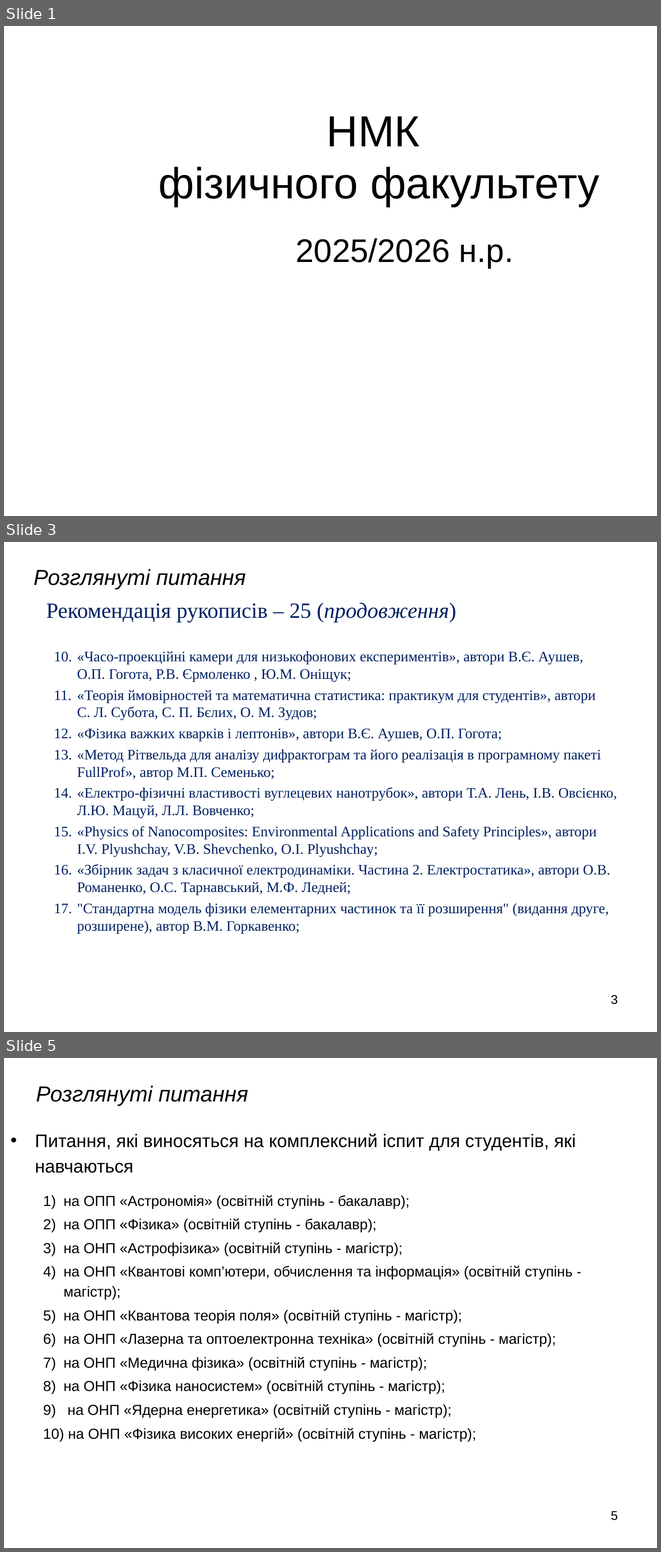
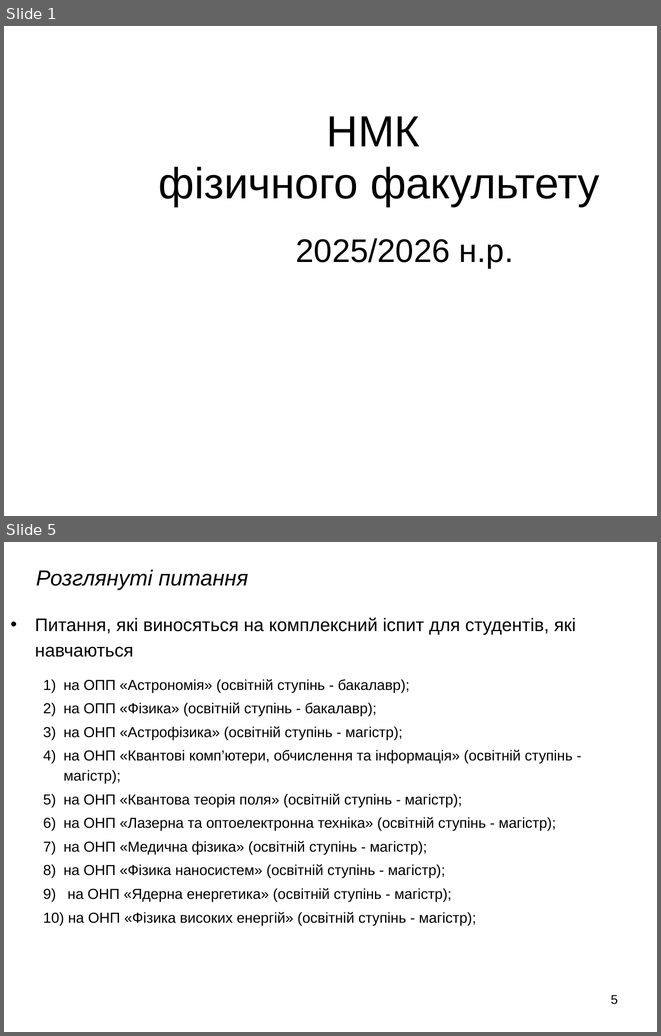
Before and after one commit to l432/NMK, a slide deck: Olikh/Zvit/25_26/Zvit25_26.ppt. Shown one above the other, each under a label of ours: slides 1, 3 and 5 before the commit, slides 1 and 5 after it; the slides between them are not shown. The pictures are 661x1552 and 661x1036 pixels, drawn with LibreOffice and Linux fonts; fonts in the diff are those of the drawing; background and template pictures are left out. Boxes give left, top, right and bottom in pixels: in the first picture for what was removed or moved away, otherwise in the second. Text is boxed around its words. In the diff, an @@ line names an element or a change of style, - is before the commit and + after.

```diff
--- a/Olikh/Zvit/25_26/Zvit25_26.ppt
+++ b/Olikh/Zvit/25_26/Zvit25_26.ppt
@@ slide 3 removed at (4, 542, 657, 1032), background picture (left out) @@
@@ title removed at (34, 569, 246, 590) @@
-Розглянуті питання
@@ text removed at (46, 602, 617, 933) @@
-Рекомендація рукописів – 25 (продовження)
-10. «Часо-проекцiйнi камери для низькофонових експериментiв», автори В.Є. Аушев, О.П. Гогота, Р.В. Єрмоленко , Ю.М. Онiщук;
-11. «Теорія ймовірностей та математична статистика: практикум для студентів», автори С. Л. Субота, С. П. Бєлих, О. М. Зудов;
-12. «Фiзика важких кваркiв i лептонiв», автори В.Є. Аушев, О.П. Гогота;
-13. «Метод Рітвельда для аналізу дифрактограм та його реалізація в програмному пакеті FullProf», автор М.П. Семенько;
-14. «Електро-фізичні властивості вуглецевих нанотрубок», автори Т.А. Лень, І.В. Овсієнко, Л.Ю. Мацуй, Л.Л. Вовченко;
-15. «Physics of Nanocomposites: Environmental Applications and Safety Principles», автори I.V. Plyushchay, V.B. Shevchenko, O.I. Plyushchay;
-16. «Збірник задач з класичної електродинаміки. Частина 2. Електростатика», автори О.В. Романенко, О.С. Тарнавський, М.Ф. Ледней;
-17. "Стандартна модель фiзики елементарних частинок та її розширення" (видання друге, розширене), автор В.М. Горкавенко;
@@ page number removed at (611, 995, 618, 1004) @@
-3
```
Also in this commit, not shown: 4 slides changed, 1 slide added, 25 other files.
